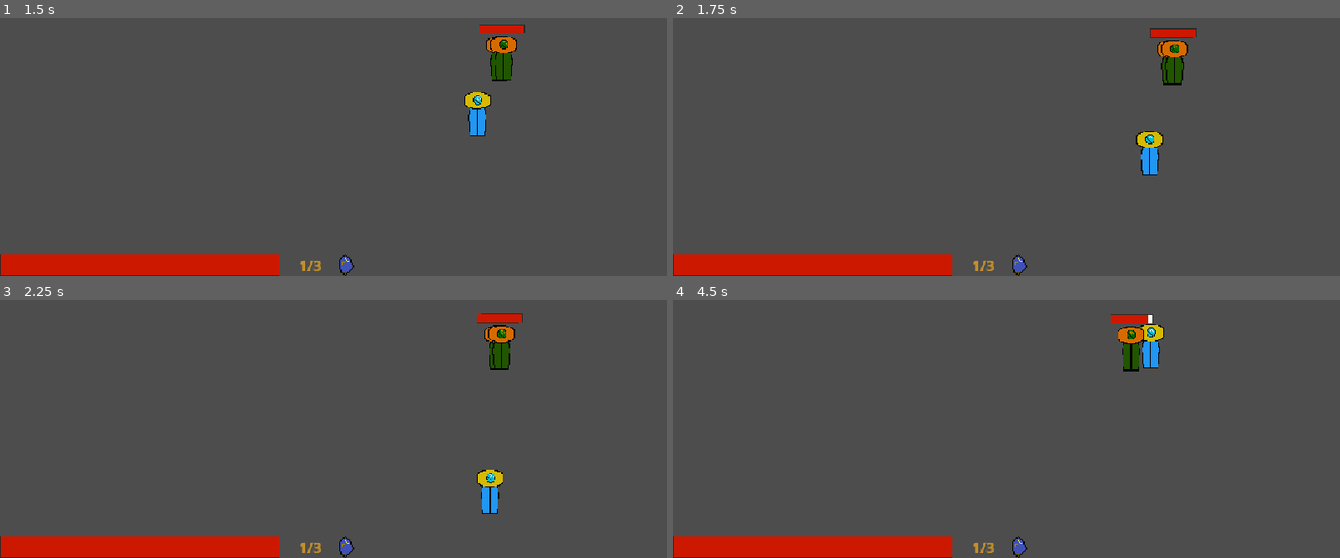
Above: before the commit, frames 1-4 (two rows, left to right).
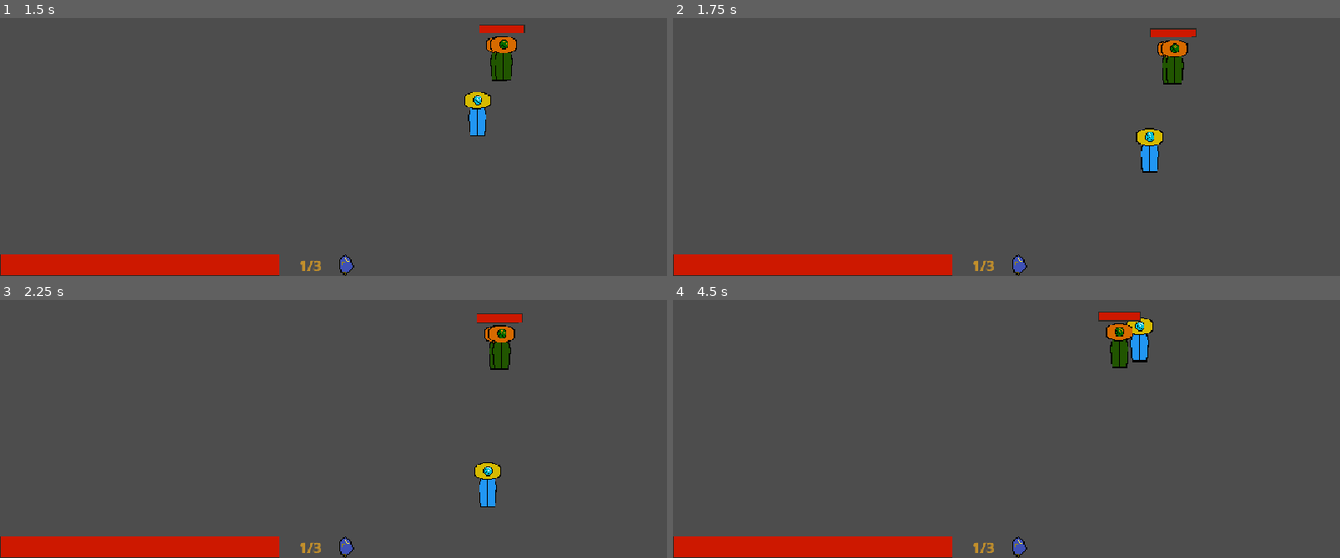
Above: after the commit, the same moments.

Repository: nf12pro/ChronoAnchor
Game: Godot game, scene res://scenes/testing_scene.tscn
Same seed, same stepped clock (60 frames per second), same inputs: the game is played once before the commit and once after it.
Inputs (mouse positions are in pixels of both pictures, inside the frame that each line leads up to):
- Up to frame 1 (1.5 s): tap Enter at 0.5 s; move the mouse to (480, 69) at 0.52 s; press the mouse at (480, 69) at 0.53 s; hold Right (move_right) 0.53-1.28 s; tap Shift (dash) at 0.8, 1.35 s; move the mouse to (200, 108) at 1.27 s; release the mouse at (200, 108) at 1.28 s; hold S (move_down) from 1.28 s (still down)
- Up to frame 2 (1.75 s): keep holding S (move_down); right-click (873, 108) at 1.55 s
- Up to frame 3 (2.25 s): move the mouse to (outside the picture) at 2.02 s; release S (move_down) at 2.03 s; hold Right (move_right) from 2.03 s (still down); hold Right mouse button (heavy_attack) from 2.03 s (still down)
- Up to frame 4 (4.5 s): click (outside the picture) at 2.3 s; move the mouse to (973, 444) at 2.77 s; release Right (move_right) at 2.78 s; release Right mouse button (heavy_attack) at 2.78 s; hold W (move_up) 2.78-3.53 s; click (973, 444) at 2.85 s; tap Shift (dash) at 3.05 s; move the mouse to (1206, 426) at 3.52 s; hold Shift (dash) 3.53-4.28 s; hold A (move_left) from 3.53 s (still down); right-click (1206, 426) at 3.8 s; move the mouse to (806, 315) at 4.27 s; right-click (806, 315) at 4.35 s

Frame 1 is identical in both runs. In frame 2, 0.3% of the frame differs, in the area x 69-79%, y 7-61%; in frame 3, 0.5%; in frame 4, 1.4%, in the area x 63-74%, y 4-28%.

Commit message:
Working on windup movement blocking

Diff:
--- a/scenes/sword_equipment.tscn
+++ b/scenes/sword_equipment.tscn
@@ -34,7 +34,6 @@
 one_shot = true
 
 [node name="windup_timer" type="Timer" parent="." unique_id=349641787]
-process_callback = 0
 one_shot = true
 
 [connection signal="body_entered" from="sword_area" to="." method="_on_sword_area_body_entered"]
--- a/scripts/global.gd
+++ b/scripts/global.gd
@@ -3,6 +3,7 @@
 var request_id: int = 0
 var is_dashing: bool = false
 var is_attacking: bool = false
+var on_windup: bool = false
 
 func freeze(duration, scale) -> void:
 	request_id += 1
--- a/scripts/player.gd
+++ b/scripts/player.gd
@@ -27,10 +27,6 @@
 @export var snap_tap: bool = true
 #endregion
 
-#region Upgrades
-@export var health_recover_upgrade = false
-#endregion
-
 #region Dash
 @onready var dash_timer = $dash_timer
 @onready var dash_tracker = $canvas_layer/dash_tracker
@@ -46,6 +42,15 @@
 @export var dash_charge_cooldown: float = 3.0
 
 signal dash_finished
+#endregion
+
+#region Attack
+@onready var sword_equipment = $sword_equipment
+
+#endregion
+
+#region Upgrades
+@export var health_recover_upgrade = false
 #endregion
 
 func _ready():
@@ -77,6 +82,8 @@
 			dash_finished.emit()
 			dash_invincible = false
 			velocity = velocity.limit_length(max_speed)
+		if Global.on_windup:
+			return
 		move_and_slide()
 		return
 
--- a/scripts/sword_equipment.gd
+++ b/scripts/sword_equipment.gd
@@ -7,7 +7,6 @@
 @onready var windup_timer = $windup_timer
 
 var on_cooldown: bool = false
-var on_windup: bool = false
 
 signal basic_windup
 signal heavy_windup
@@ -56,7 +55,7 @@
 	heavy_sword_hitbox.polygon = points
 
 func _process(_delta: float) -> void:
-	if Global.is_attacking or on_windup:
+	if Global.is_attacking or Global.on_windup:
 		return
 	var mouse_pos = get_global_mouse_position()
 	global_rotation = (mouse_pos - global_position).angle()
@@ -85,11 +84,12 @@
 		light_sword_attack = false
 
 func basic_attack() -> void:
-	on_windup = true
+	Global.on_windup = true
+	basic_windup.emit()
 	windup_timer.start(0.1)
 	await windup_timer.timeout
 
-	on_windup = false
+	Global.on_windup = false
 	hit_enemies.clear()
 	Global.is_attacking = true
 	on_cooldown = true
@@ -121,11 +121,13 @@
 	call_deferred("_check_initial_overlaps")
 
 func heavy_attack() -> void:
-	on_windup = true
+	Global.on_windup = true
+	heavy_windup.emit()
+	Global.freeze(0.5, 0.90)
 	windup_timer.start(0.5)
 	await windup_timer.timeout
 
-	on_windup = false
+	Global.on_windup = false
 	hit_enemies.clear()
 	Global.is_attacking = true
 	on_cooldown = true
@@ -184,7 +186,6 @@
 	light_sword_attack = false
 
 	hit_enemies.clear()
-
 	Global.is_attacking = false
 
 func _on_cooldown_timer_timeout() -> void:
